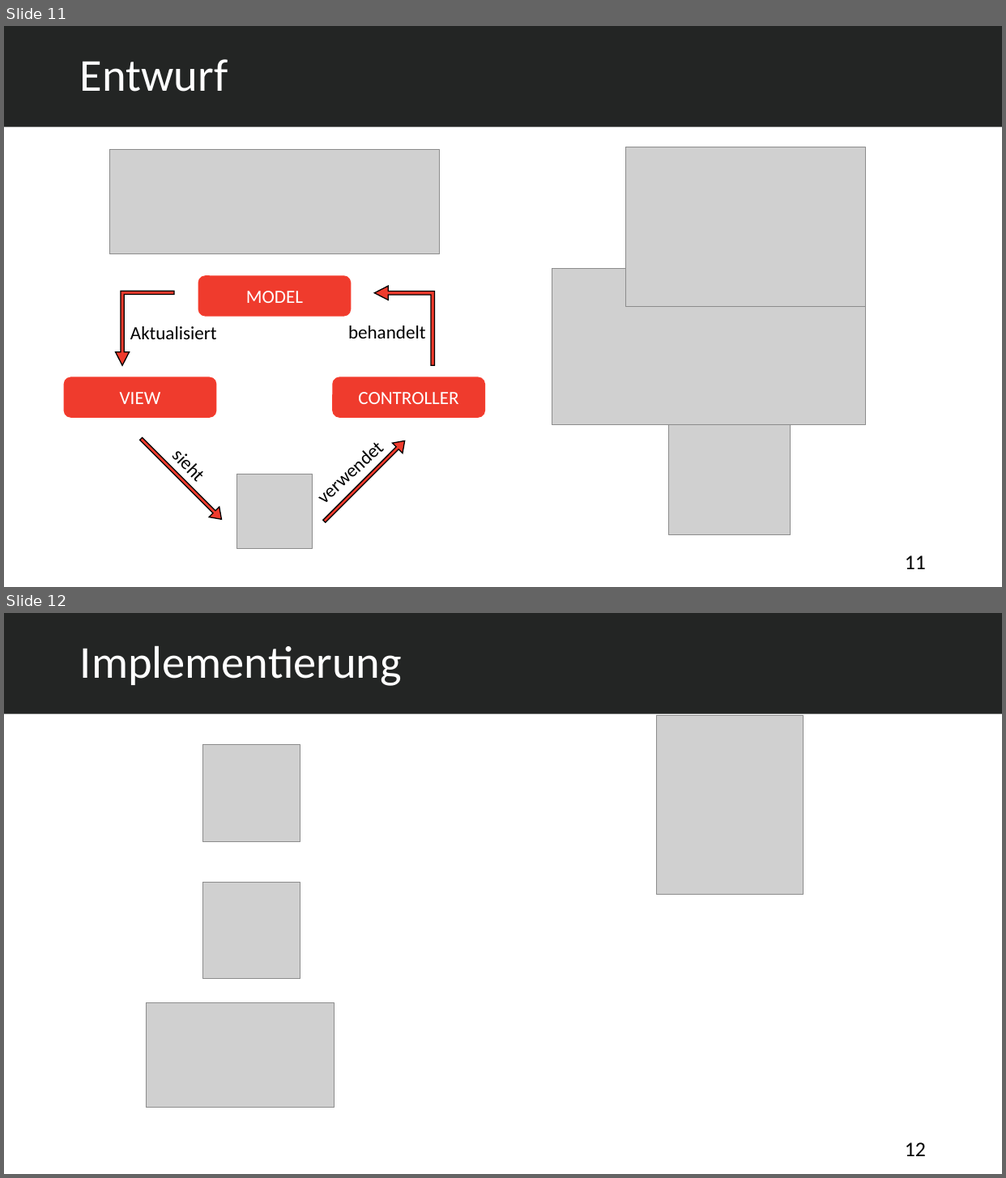
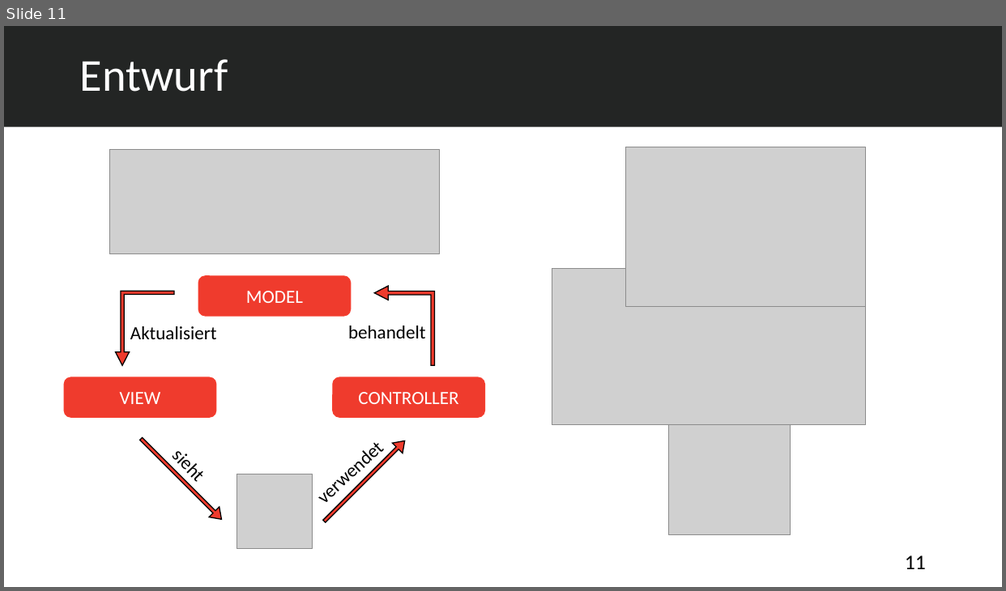
Before and after one commit to abdulsalam-emesh/Projektspresentation, a slide deck: Auszubildenden Verwaltungssystem.pptx. Shown one above the other, each under a label of ours: slides 11 and 12 before the commit, slide 11 after it. The pictures are 1006x1178 and 1006x591 pixels, drawn with LibreOffice and Linux fonts; fonts in the diff are those of the drawing; grey boxes stand for pictures. Boxes give left, top, right and bottom in pixels: in the first picture for what was removed or moved away, otherwise in the second. Text is boxed around its words. In the diff, an @@ line names an element or a change of style, - is before the commit and + after.

```diff
--- a/Auszubildenden Verwaltungssystem.pptx
+++ b/Auszubildenden Verwaltungssystem.pptx
@@ slide 12 removed at (x1=4, y1=613, x2=1002, y2=1174), background #FFFFFF @@
@@ rectangle removed at (x1=4, y1=613, x2=1002, y2=714) @@
@@ title removed at (x1=80, y1=645, x2=402, y2=686) @@
-Implementierung
@@ picture removed at (x1=657, y1=715, x2=803, y2=895) @@
@@ picture removed at (x1=203, y1=745, x2=300, y2=841) @@
@@ picture removed at (x1=203, y1=883, x2=300, y2=979) @@
@@ picture removed at (x1=146, y1=1003, x2=334, y2=1108) @@
@@ page number removed at (x1=905, y1=1143, x2=926, y2=1157) @@
-12
```
Also in this commit, not shown: 1 slide added, 2 other files.
